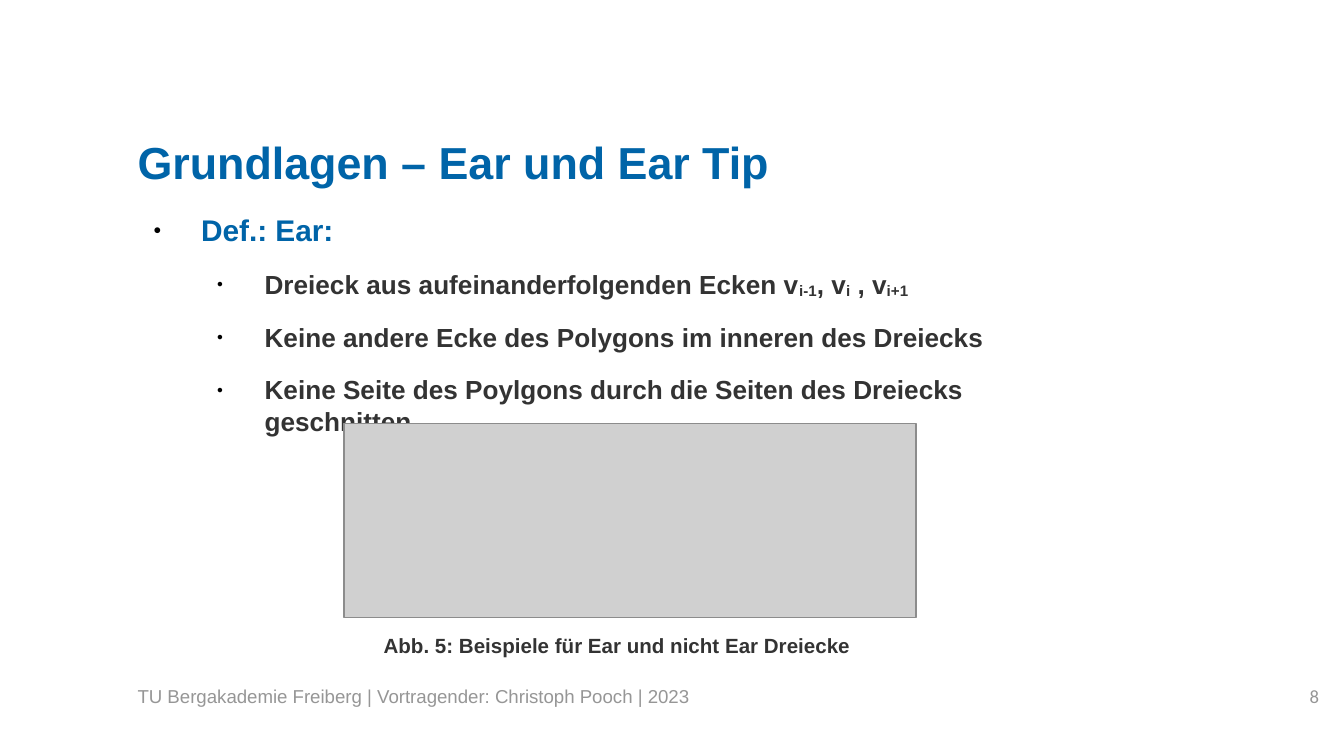
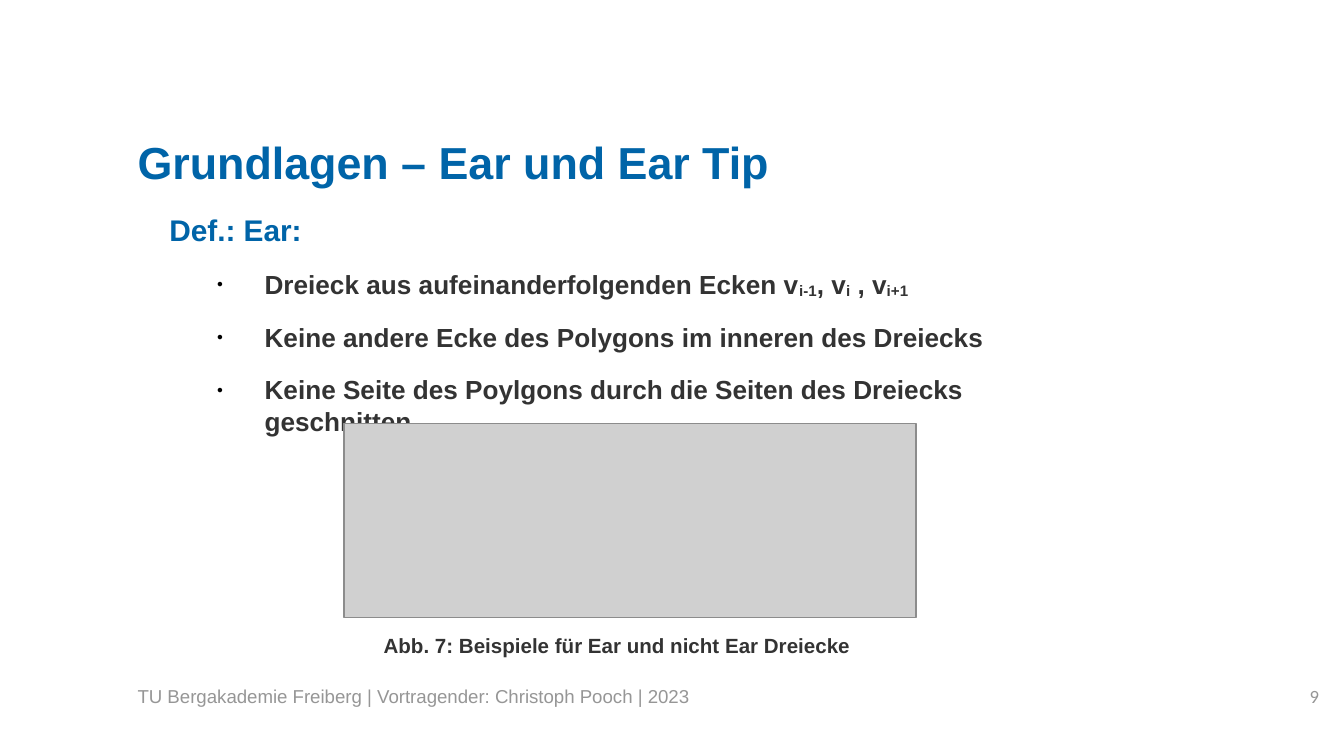
Before and after one commit to LordofUndeads/Bachelorarbeit, a slide deck: slide 9 of Verteidigung/BA_Verteidigung.odp (slide 8 before the commit). Drawn at 1344x756 pixels with LibreOffice and Linux fonts; fonts in the diff are those of the drawing; grey boxes stand for pictures; background and template pictures are left out. Boxes give left, top, right and bottom in pixels: in the first picture for what was removed or moved away, otherwise in the second. Text is boxed around its words. In the diff, an @@ line names an element or a change of style, - is before the commit and + after.

```diff
--- a/Verteidigung/BA_Verteidigung.odp
+++ b/Verteidigung/BA_Verteidigung.odp
@@ text at [169, 219, 302, 242]: bullet ● to none @@
@@ text at [384, 638, 850, 657]: text changed @@
-Abb. 5: Beispiele für Ear und nicht Ear Dreiecke
+Abb. 7: Beispiele für Ear und nicht Ear Dreiecke
@@ page number at [1310, 691, 1319, 703]: text changed @@
-8
+9
```
Also in this commit, not shown: 30 other slides changed, 22 slides added, 3 other files.
